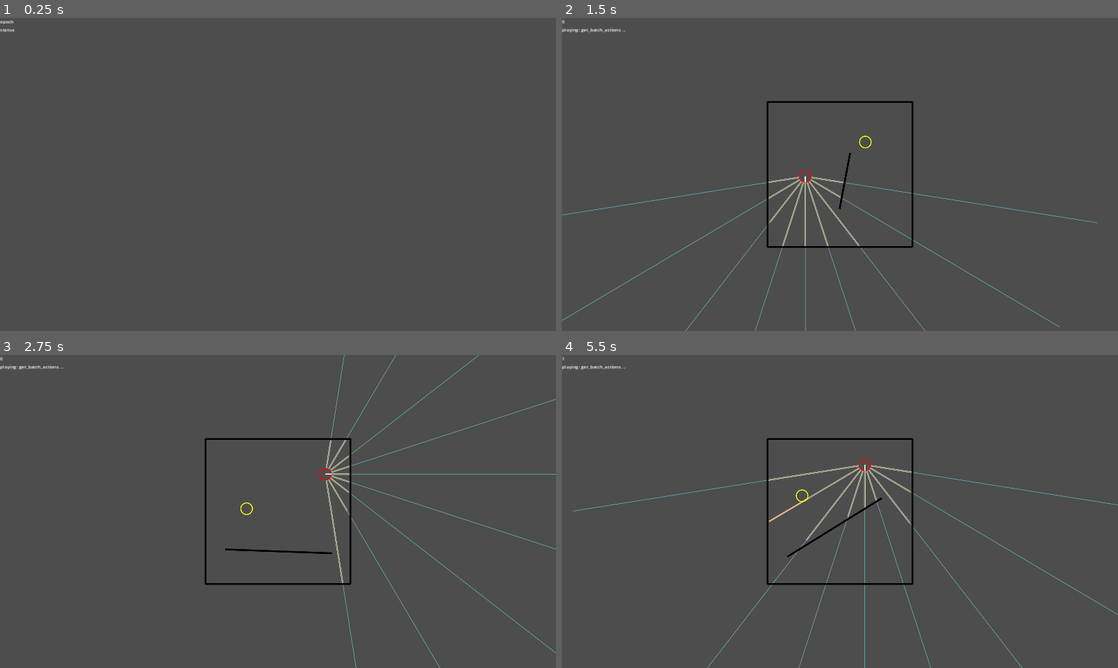
Above: before the commit, frames 1-4 (two rows, left to right).
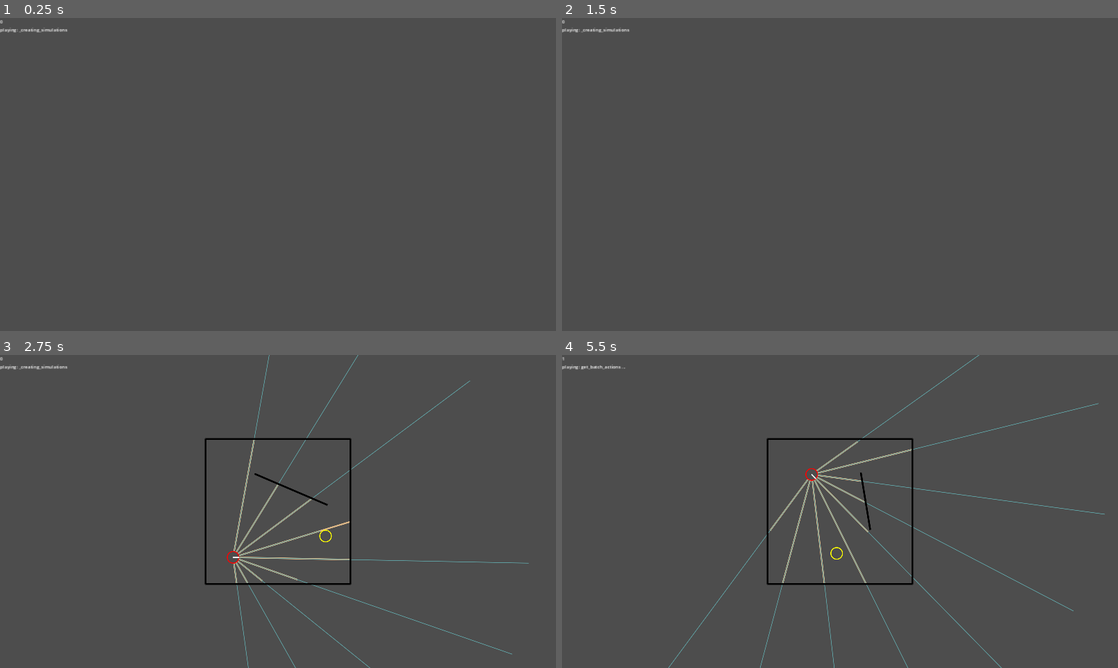
Above: after the commit, the same moments.

Repository: stokatyan/godot-ai
Game: Godot game, scene res://FindCoinGame/FCGEnv.tscn
Same seed, same stepped clock (60 frames per second), same inputs: the game is played once before the commit and once after it.
Inputs:
- Up to frame 1 (0.25 s): no input
- Up to frame 2 (1.5 s): tap Enter at 0.5 s; hold D 0.53-1.28 s; hold Enter 0.53-1.28 s; tap 1 at 0.8, 1.35 s; tap Space at 1.25 s; hold S from 1.28 s (still down)
- Up to frame 3 (2.75 s): tap 2 at 1.55, 2.1 s; release S at 2.03 s; hold D from 2.03 s (still down); hold Enter from 2.03 s (still down)
- Up to frame 4 (5.5 s): release D at 2.78 s; release Enter at 2.78 s; hold Up 2.78-3.53 s; tap Enter at 2.85, 4.55 s; tap 1 at 3.05, 3.6, 5.3 s; hold A 3.53-5.03 s; tap 2 at 3.8, 4.35 s; tap Space at 4.25 s; hold S from 5.03 s (still down); tap 3 at 5.1 s

The runs differ from the first frame. In frame 1, 0.1% of the frame differs, in the area x 0-13%, y 0-5%; in frame 2, 2.0%; in frame 3, 2.5%; in frame 4, 2.7%, in the area x 2-100%, y 0-100%.
Error before the commit: Cannot call method 'poll' on a null value. (res://AI/AIServerTCP.gd:40)
Error after the commit: Invalid access to property or key '_simulations' on a base object of type 'Node (AIRunner)'. (res://FindCoinGame/FCGEnv.gd:37)

Commit message:
improve cleanup of physics objects; need to find missing objects ausing memory leak

Diff:
--- a/godot-ai-client/AI/AIRunner.gd
+++ b/godot-ai-client/AI/AIRunner.gd
@@ -10,22 +10,21 @@
 var _is_loop_training = false
 var _is_testing = false
 
-var _simulations: Array[BaseSimulation] = []
-
 var _pending_hindsight_replays: Array[Replay] = []
 var _pending_hindsight_sim_to_display: BaseSimulation
+var _simulations_used_in_hindsight_creation = {}
 
 var _hindsight_creation_thread: Thread
+
+var _initial_simulations: Array[BaseSimulation] = []
 
 func _ready():
 	add_child(_ai_tcp)
 
 # Called when the node enters the scene tree for the first time.
 func setup_simulations():
-	for i in range(env_delegate.get_simulation_count()):
-		_simulations.append(env_delegate.new_simulation())
-	await _reset_simulations()
-	env_delegate.display_simulation(_simulations[0])
+	_initial_simulations = await _create_simulations()
+	env_delegate.display_simulation(_initial_simulations[0])
 
 func _input(event):
 	var key_input = event as InputEventKey
@@ -39,39 +38,49 @@
 			if _is_loop_training or _is_testing:
 				return
 			_is_testing = true
-			var _result = await _get_batch_from_playing_round([_simulations[0]], true)
+			var simulations = await _create_simulations()
+			var _result = await _get_batch_from_playing_round([simulations[0]], true)
+			_cleanup_simulations(simulations)
 			_is_testing = false
 		KEY_UP:
 			_setup_ai()
 		KEY_1: # Get and Apply action
-			var current_state = _simulations[0].get_game_state()
+			if _initial_simulations.is_empty():
+				return
+			var current_state = _initial_simulations[0].get_game_state()
 			var start_time = Time.get_ticks_msec()
 			var action = await _ai_tcp.get_action(current_state)
 			var _time_elapsed = (Time.get_ticks_msec() - start_time) / 1000.0
-			_simulations[0].apply_action(action, env_delegate.display_simulation)
+			_initial_simulations[0].apply_action(action, env_delegate.display_simulation)
 		KEY_2: # Get and Submit batch
 			env_delegate.update_status(_loop_train_count, "playing")
-			var replays = await _get_batch_from_playing_round(_simulations, false)
+			var simulations = await _create_simulations()
+			var replays = await _get_batch_from_playing_round(simulations, false)
 			env_delegate.update_status(_loop_train_count, "submitting")
 			var _response = await _ai_tcp.submit_batch_replay(replays)
 			env_delegate.update_status(_loop_train_count, "done submitting")
+			_cleanup_simulations(simulations)
 		KEY_3: # Start training loop
 			_loop_train_count = 1
 			_loop_train()
 
-func _reset_simulations() -> bool:
-	if _simulations.is_empty():
-		return false
-
-	var num_old_sims = _simulations.size()
-	_simulations = []
-
-	for i in range(num_old_sims):
+func _create_simulations() -> Array[BaseSimulation]:
+	env_delegate.update_status(_loop_train_count, "playing: _creating_simulations")
+
+	var simulations: Array[BaseSimulation] = []
+
+	for i in range(env_delegate.get_simulation_count()):
 		var s = env_delegate.new_simulation()
 		await s.new_game(get_tree().physics_frame)
-		_simulations.append(s)
-
-	return true
+		simulations.append(s)
+
+	await get_tree().physics_frame
+	await get_tree().physics_frame
+
+	_cleanup_simulations(_initial_simulations)
+	_initial_simulations = []
+
+	return simulations
 
 func _setup_ai():
 	var result = _ai_tcp.attempt_connection_to_ai_server()
@@ -88,8 +97,6 @@
 	_ai_tcp.load_agent(1)
 
 func _get_batch_from_playing_round(simulations: Array[BaseSimulation], deterministic: bool) -> Array[Replay]:
-	env_delegate.update_status(_loop_train_count, "playing: _reset_simulations")
-	await _reset_simulations()
 	env_delegate.display_simulation(simulations[0])
 	var batch_replay: Array[Replay] = []
 	var done_indecis = {}
@@ -150,10 +157,9 @@
 		var replays = replay_history[sim]
 		sim.rescore_history(replays)
 
+	batch_replay = _get_batch_replays_from_replay_map(replay_history)
 	if !deterministic:
 		_create_hindsight_replays_on_bg_thread(simulations, done_indecis, replay_history)
-
-	batch_replay = _get_batch_replays_from_replay_map(replay_history)
 
 	if deterministic:
 		var average_reward = 0
@@ -172,17 +178,18 @@
 	print("Epoch: " + str(_loop_train_count))
 	env_delegate.update_status(_loop_train_count, "playing")
 	_is_loop_training = true
-	var replays = await _get_batch_from_playing_round(_simulations, false)
+	var simulations = await _create_simulations()
+	var replays = await _get_batch_from_playing_round(simulations, false)
 	replays += _pending_hindsight_replays
+	print(str(_pending_hindsight_replays.size()) + "hindsight replays appended")
 	_pending_hindsight_replays = []
-	if _pending_hindsight_sim_to_display:
-		env_delegate.display_simulation(_pending_hindsight_sim_to_display)
 	print("Submitting ...")
 	env_delegate.update_status(_loop_train_count, "submitting")
 	var _response = await _ai_tcp.submit_batch_replay(replays)
 	print("Training ...")
 	env_delegate.update_status(_loop_train_count, "training")
 	_response = await _ai_tcp.train(env_delegate.get_train_steps(), true, true)
+	_cleanup_simulations(simulations)
 
 	_loop_train_count += 1
 
@@ -196,6 +203,8 @@
 	if _hindsight_creation_thread or simulations.is_empty():
 		return
 
+	for sim in simulations:
+		_simulations_used_in_hindsight_creation[sim] = true
 	_hindsight_creation_thread = Thread.new()
 	_hindsight_creation_thread.start(_bg_thread_create_hindsight_replays.bind(simulations, done_indecis, replay_history))
 
@@ -216,14 +225,15 @@
 	print("+++ Created hindsight replays in " + str(float(Time.get_ticks_msec() - start_time) / 1000.0) + "s")
 	print("++")
 
-	call_deferred("_set_pending_hindsight_replays", batch_replays, simulations[0])
-
-
-func _set_pending_hindsight_replays(batch_replay: Array[Replay], sim_to_display: BaseSimulation):
+	call_deferred("_set_pending_hindsight_replays", batch_replays, simulations)
+
+func _set_pending_hindsight_replays(batch_replay: Array[Replay], simulations: Array[BaseSimulation]):
 	_pending_hindsight_replays += batch_replay
-	_pending_hindsight_sim_to_display = sim_to_display
+	#_pending_hindsight_sim_to_display = simulations[0]
 	_hindsight_creation_thread.wait_to_finish()
 	_hindsight_creation_thread = null
+	_simulations_used_in_hindsight_creation = {}
+	_cleanup_simulations(simulations)
 
 func _get_batch_replays_from_replay_map(replay_history: Dictionary) -> Array[Replay]:
 	var batch_replay: Array[Replay] = []
@@ -232,3 +242,8 @@
 		for replay in replays:
 			batch_replay.append(replay)
 	return batch_replay
+
+func _cleanup_simulations(simulations: Array[BaseSimulation]):
+	for sim in simulations:
+		if !_simulations_used_in_hindsight_creation.has(sim):
+			sim.cleanup_simulation()
--- a/godot-ai-client/AI/BaseSimulation.gd
+++ b/godot-ai-client/AI/BaseSimulation.gd
@@ -1,6 +1,8 @@
 extends RefCounted
 
 class_name BaseSimulation
+
+var _is_cleaned = false
 
 func new_game(physics_update: Signal) -> bool:
 	await physics_update
@@ -26,3 +28,6 @@
 	if physics_update_signal:
 		await physics_update_signal
 	return hindsight_replays
+
+func cleanup_simulation():
+	_is_cleaned = true
--- a/godot-ai-client/FindCoinGame/FCGEnv.gd
+++ b/godot-ai-client/FindCoinGame/FCGEnv.gd
@@ -46,6 +46,7 @@
 func display_simulation(s: BaseSimulation):
 	await get_tree().physics_frame
 	await get_tree().physics_frame
+
 	sim_to_display = s
 	queue_redraw()
 
@@ -81,6 +82,8 @@
 	return 100
 
 func _draw_simulation(s: FCGSimulation):
+	if s._is_cleaned:
+		return
 	# Hero Vision
 	var vision_angles = s._hero.get_vision_angles()
 	var game_state = s.get_game_state()
--- a/godot-ai-client/FindCoinGame/FCGSimulation.gd
+++ b/godot-ai-client/FindCoinGame/FCGSimulation.gd
@@ -28,6 +28,25 @@
 
 func _init():
 	_setup_physics_server()
+
+func cleanup_simulation():
+	super.cleanup_simulation()
+	_free_all_objects()
+
+func _free_all_objects():
+	PhysicsServer2D.free_rid(_hero._physics_shape)
+	PhysicsServer2D.free_rid(_hero._physics_body)
+	PhysicsServer2D.free_rid(_target._physics_shape)
+	PhysicsServer2D.free_rid(_target._physics_body)
+	for wall in _boundary_wall_bodies + _inner_wall_bodies:
+		var shape_count = PhysicsServer2D.body_get_shape_count(wall)
+		var range = range(shape_count)
+		range.reverse()
+		for index in range:
+			var shape = PhysicsServer2D.body_get_shape(wall, index)
+			PhysicsServer2D.free_rid(shape)
+		PhysicsServer2D.free_rid(wall)
+	PhysicsServer2D.free_rid(_physics_space)
 
 func _setup_physics_server():
 	_physics_space = PhysicsServer2D.space_create()
Not shown, changed: godot-ai-client/checkpoints/model-1.pt
